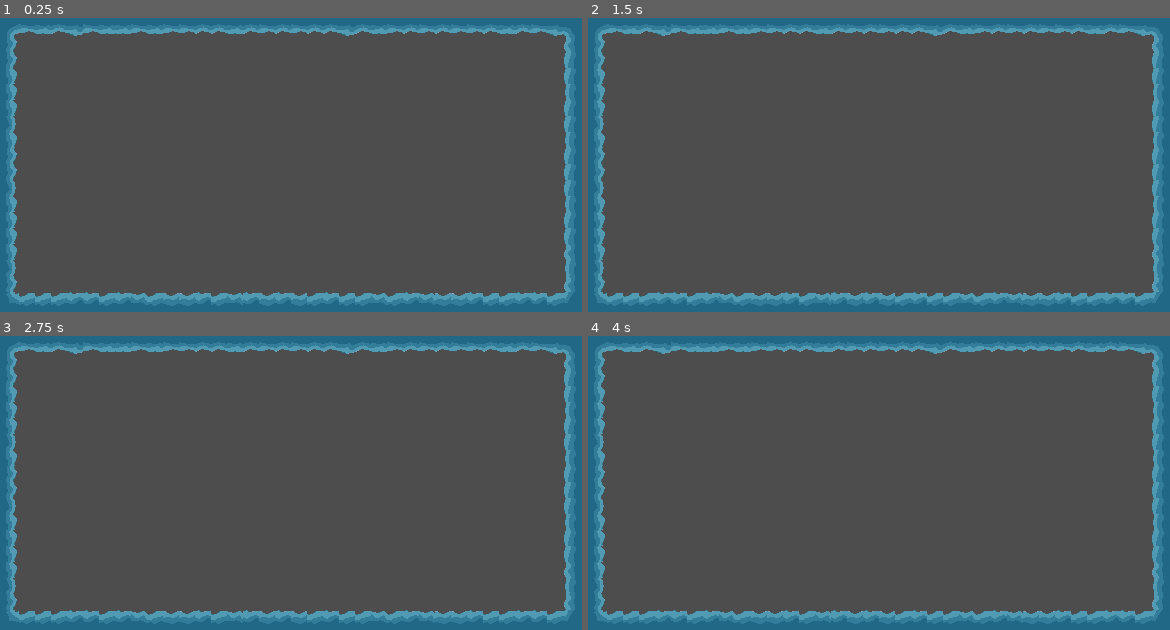
Above: before the commit, frames 1-4 (two rows, left to right).
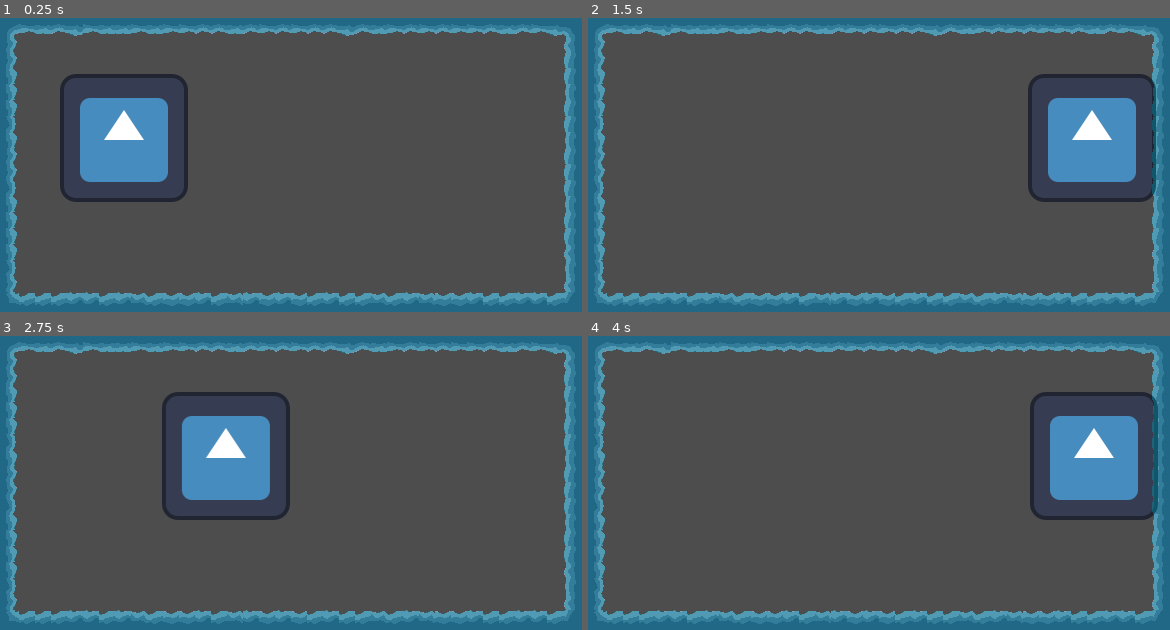
Above: after the commit, the same moments.

Repository: sthoni/winter_melonJam2023
Game: Godot game, scene res://level.tscn
Same seed, same stepped clock (60 frames per second), same inputs: the game is played once before the commit and once after it. The project has no main scene, so this scene is started directly. The engine's default icon, where the game draws it, is replaced by a stand-in: a white triangle on a blue panel in a dark square.
Inputs (mouse positions are in pixels of both pictures, inside the frame that each line leads up to):
- Up to frame 1 (0.25 s): no input
- Up to frame 2 (1.5 s): tap Enter (ui_accept) at 0.5, 0.77 s; move the mouse to (1018, 150) at 0.52 s; hold D (ui_right) from 0.53 s (still down); move the mouse to (750, 185) at 1.27 s
- Up to frame 3 (2.75 s): tap Enter (ui_accept) at 1.52, 2 s; move the mouse to (355, 406) at 2.02 s; release D (ui_right) at 2.03 s; hold A (ui_left) from 2.03 s (still down)
- Up to frame 4 (4 s): move the mouse to (849, 559) at 2.77 s; release A (ui_left) at 2.78 s; hold D (ui_right) from 2.78 s (still down); tap Enter (ui_accept) at 3.02, 3.77 s; move the mouse to (1071, 538) at 3.52 s

The runs differ from the first frame. In frame 1, 5.4% of the frame differs, in the area x 10-33%, y 19-63%; in frame 2, 5.4%; in frame 3, 5.5%; in frame 4, 5.5%, in the area x 75-98%, y 19-63%.

Commit message:
added collision shape to character

Diff:
--- a/character.tscn
+++ b/character.tscn
@@ -1,7 +1,10 @@
-[gd_scene load_steps=3 format=3 uid="uid://kbea53ahbnb4"]
+[gd_scene load_steps=4 format=3 uid="uid://kbea53ahbnb4"]
 
 [ext_resource type="Script" path="res://CharacterBody2D.gd" id="1_4q0yo"]
 [ext_resource type="Texture2D" uid="uid://ccap5h1w0knhr" path="res://icon.svg" id="1_w23ju"]
+
+[sub_resource type="RectangleShape2D" id="RectangleShape2D_bfyvk"]
+size = Vector2(117, 118)
 
 [node name="Node2D" type="Node2D"]
 
@@ -11,3 +14,7 @@
 [node name="Icon" type="Sprite2D" parent="CharacterBody2D"]
 position = Vector2(3, 0)
 texture = ExtResource("1_w23ju")
+
+[node name="CollisionShape2D" type="CollisionShape2D" parent="CharacterBody2D"]
+position = Vector2(2.5, 2)
+shape = SubResource("RectangleShape2D_bfyvk")
--- a/level.tscn
+++ b/level.tscn
@@ -1,6 +1,7 @@
-[gd_scene load_steps=4 format=3 uid="uid://c8l4ht0of3l0k"]
+[gd_scene load_steps=5 format=3 uid="uid://c8l4ht0of3l0k"]
 
 [ext_resource type="Texture2D" uid="uid://geffhogpomxm" path="res://assets/level_tilemap.png" id="1_nq6ga"]
+[ext_resource type="PackedScene" uid="uid://kbea53ahbnb4" path="res://character.tscn" id="1_xkkck"]
 
 [sub_resource type="TileSetAtlasSource" id="TileSetAtlasSource_6ft8l"]
 texture = ExtResource("1_nq6ga")
@@ -93,3 +94,6 @@
 collision_visibility_mode = 1
 format = 2
 layer_0/tile_data = PackedInt32Array(0, 262144, 3, 1, 262144, 3, 2, 262144, 3, 3, 262144, 3, 65536, 262144, 3, 131072,  …(6902 unchanged characters)…
+
+[node name="Node2D" parent="." instance=ExtResource("1_xkkck")]
+position = Vector2(150, 150)
